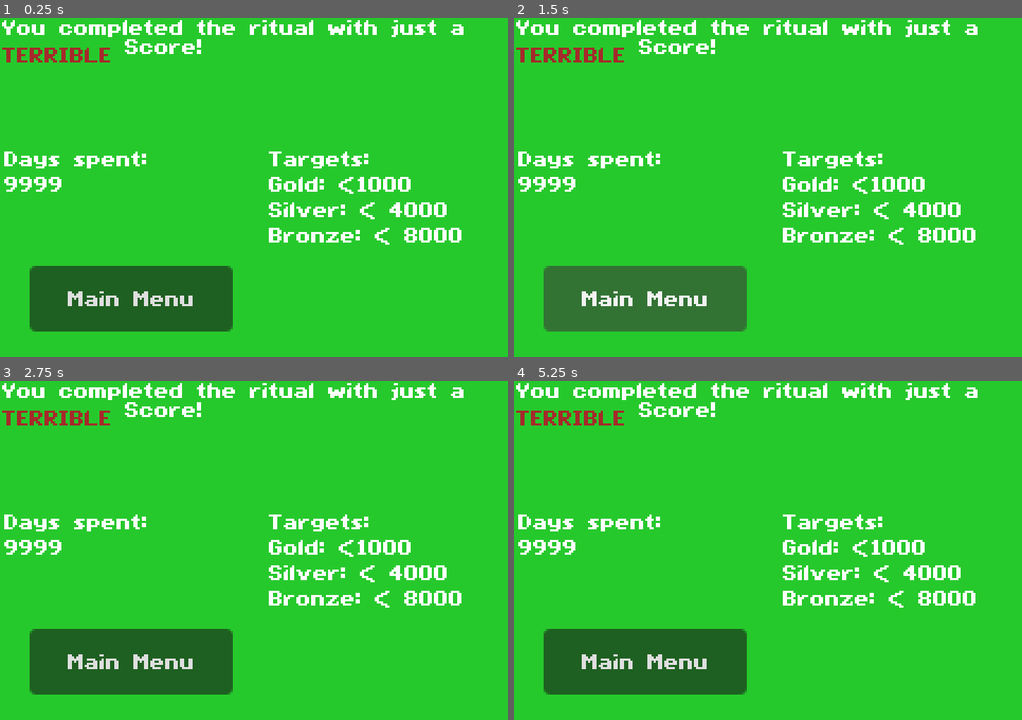
Above: before the commit, frames 1-4 (two rows, left to right).
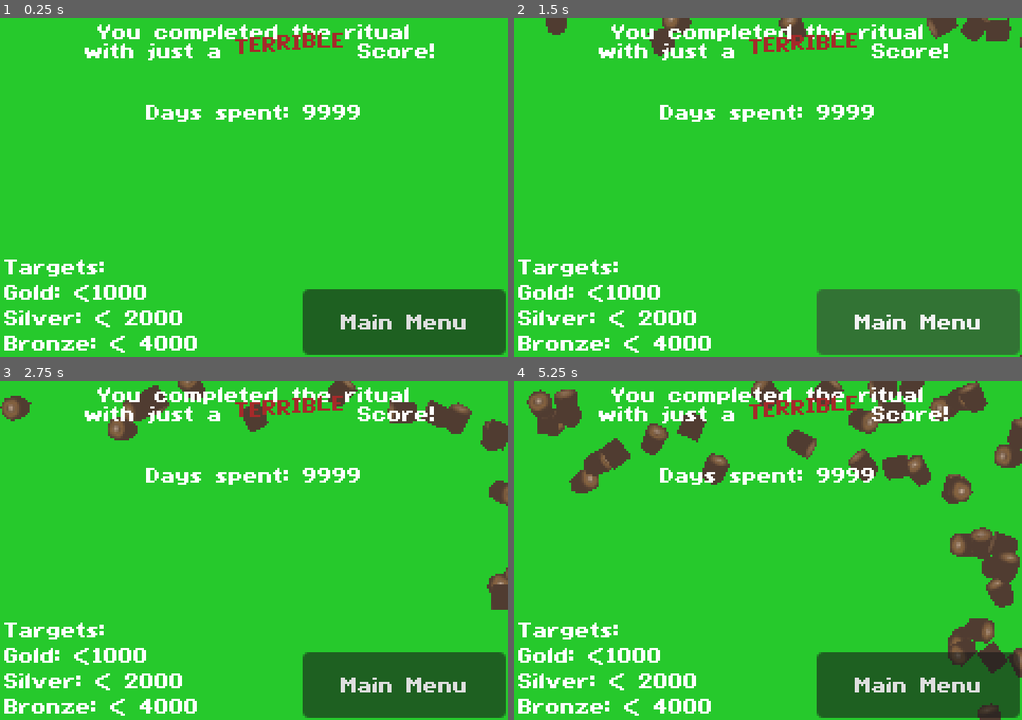
Above: after the commit, the same moments.

Repository: comfy-gamedev/ludum-dare-60
Game: Godot game, scene res://scenes/end_scene/end_scene.tscn
Same seed, same stepped clock (60 frames per second), same inputs: the game is played once before the commit and once after it. This scene is started directly instead of the project's main scene.
Inputs (mouse positions are in pixels of both pictures, inside the frame that each line leads up to):
- Up to frame 1 (0.25 s): no input
- Up to frame 2 (1.5 s): move the mouse to (879, 170) at 0.52 s; hold D (pan_right) 0.53-1.25 s; click (879, 170) at 0.67 s; click "Main Menu" at 1.25 s
- Up to frame 3 (2.75 s): move the mouse to (152, 567) at 2.02 s; hold S (pan_down) from 2.03 s (still down)
- Up to frame 4 (5.25 s): move the mouse to (818, 475) at 2.77 s; release S (pan_down) at 2.78 s; hold D (pan_right) 2.78-3.53 s; move the mouse to (742, 618) at 3.52 s; hold W (pan_up) 3.53-4.28 s; click (742, 618) at 3.67 s; move the mouse to (920, 601) at 4.27 s; hold A (pan_left) from 4.28 s (still down); move the mouse to (615, 499) at 5.02 s

The runs differ from the first frame. In frame 1, 24% of the frame differs, in the area x 0-100%, y 0-100%; in frame 2, 25%; in frame 3, 27%; in frame 4, 33%.

Commit message:
win screen finalized

Diff:
--- a/scenes/end_scene/end_scene.gd
+++ b/scenes/end_scene/end_scene.gd
@@ -1,17 +1,37 @@
 extends Node2D
 
 var ticks = 9999
+var logs = []
+
+@export var item: Item
+const ITEM_SPRITE = preload("uid://b6ueuaycfmiyo")
 
 func _ready():
 	var Rich_label = $RichTextLabel
 	if ticks < 1000:
-		Rich_label.text = "You completed the ritual with a [wave amp=50.0 freq=5.0 connected=1][color=GOLD]GOLD[/color][/wave] Score!"
+		Rich_label.text = "You completed the ritual\n with a [wave amp=50.0 freq=5.0 connected=1][color=GOLD]GOLD[/color][/wave] Score!"
 	elif ticks < 2000:
-		Rich_label.text = "You completed the ritual with a [wave amp=50.0 freq=5.0 connected=1][color=SILVER]SILVER[/color][/wave] Score!"
+		Rich_label.text = "You completed the ritual\n with a [wave amp=50.0 freq=5.0 connected=1][color=SILVER]SILVER[/color][/wave] Score!"
 	elif ticks < 4000:
-		Rich_label.text = "You completed the ritual with a [wave amp=50.0 freq=5.0 connected=1][color=PERU]BRONZE[/color][/wave] Score!"
+		Rich_label.text = "You completed the ritual\n with a [wave amp=50.0 freq=5.0 connected=1][color=PERU]BRONZE[/color][/wave] Score!"
 	else:
-		Rich_label.text = "You completed the ritual with just a [wave amp=50.0 freq=5.0 connected=1][color=BROWN]TERRIBLE[/color][/wave] Score!"
+		Rich_label.text = "You completed the ritual\n with just a [wave amp=50.0 freq=5.0 connected=1][color=BROWN]TERRIBLE[/color][/wave] Score!"
 
 	var score_label = $Label3
-	score_label.text = "Days spent: \n" + str(ticks)
+	score_label.text = "Days spent: " + str(ticks)
+
+
+func _process(delta):#240 160
+	for l in logs:
+		if l:
+			l.position += Vector2(-delta * 10, delta * 10)
+			if l.position.y > 170 or l.position.x < -10:
+				logs.erase(l)
+				l.queue_free()
+
+func _on_timer_timeout() -> void:
+	var sprite := ITEM_SPRITE.instantiate()
+	sprite.item = item
+	sprite.position = Vector2(randi_range(10, 250), -10) if randi() % 2 == 0 else Vector2(250, randi_range(-10, 150))
+	add_child(sprite)
+	logs.append(sprite)
--- a/scenes/end_scene/end_scene.tscn
+++ b/scenes/end_scene/end_scene.tscn
@@ -1,44 +1,65 @@
 [gd_scene format=3 uid="uid://bepnbksq2ybva"]
 
 [ext_resource type="Script" uid="uid://djoygc0a7l8dq" path="res://scenes/end_scene/end_scene.gd" id="1_beabo"]
+[ext_resource type="Theme" uid="uid://cxg141t68uyj7" path="res://default_theme.tres" id="2_eoerb"]
+[ext_resource type="Resource" uid="uid://dr8h1qvukffh4" path="res://systems/crafting/items/log.tres" id="2_n06uv"]
 
 [node name="EndScene" type="Node2D" unique_id=1162492104]
 script = ExtResource("1_beabo")
+item = ExtResource("2_n06uv")
 
 [node name="ColorRect" type="ColorRect" parent="." unique_id=97282324]
-offset_right = 266.0
-offset_bottom = 185.0
+offset_right = 240.0
+offset_bottom = 160.0
 color = Color(0.14901961, 0.7882353, 0.17254902, 1)
 
 [node name="Label3" type="Label" parent="." unique_id=1343485487]
-offset_left = 2.0
-offset_top = 62.0
-offset_right = 127.0
-offset_bottom = 140.0
-text = "Days spent:
-9999"
+z_index = 2
+offset_top = 40.0
+offset_right = 240.0
+offset_bottom = 53.0
+theme = ExtResource("2_eoerb")
+text = "Days spent: 9999"
+horizontal_alignment = 1
 
 [node name="Label4" type="Label" parent="." unique_id=324413373]
-offset_left = 127.0
-offset_top = 62.0
-offset_right = 240.0
-offset_bottom = 163.0
+z_index = 2
+offset_left = 2.0
+offset_top = 113.0
+offset_right = 140.0
+offset_bottom = 158.0
+theme = ExtResource("2_eoerb")
 text = "Targets:
 Gold: <1000
-Silver: < 4000
-Bronze: < 8000"
+Silver: < 2000
+Bronze: < 4000"
 
 [node name="RichTextLabel" type="RichTextLabel" parent="." unique_id=2016504266]
+z_index = 2
 offset_left = 1.0
+offset_top = 2.0
 offset_right = 240.0
-offset_bottom = 56.0
+offset_bottom = 58.0
+theme = ExtResource("2_eoerb")
 bbcode_enabled = true
 text = "You completed the ritual
 with a [wave amp=50.0 freq=5.0 connected=1][color=GOLD]GOLD[/color][/wave] Score!"
+scroll_active = false
+horizontal_alignment = 1
 
 [node name="Button" type="Button" parent="." unique_id=1239131946]
-offset_left = 14.0
-offset_top = 117.0
-offset_right = 110.0
-offset_bottom = 148.0
+z_index = 2
+offset_left = 143.0
+offset_top = 128.0
+offset_right = 239.0
+offset_bottom = 159.0
+theme = ExtResource("2_eoerb")
 text = "Main Menu"
+
+[node name="logs" type="Node2D" parent="." unique_id=1340864861]
+
+[node name="Timer" type="Timer" parent="." unique_id=1636534742]
+wait_time = 0.1
+autostart = true
+
+[connection signal="timeout" from="Timer" to="." method="_on_timer_timeout"]
